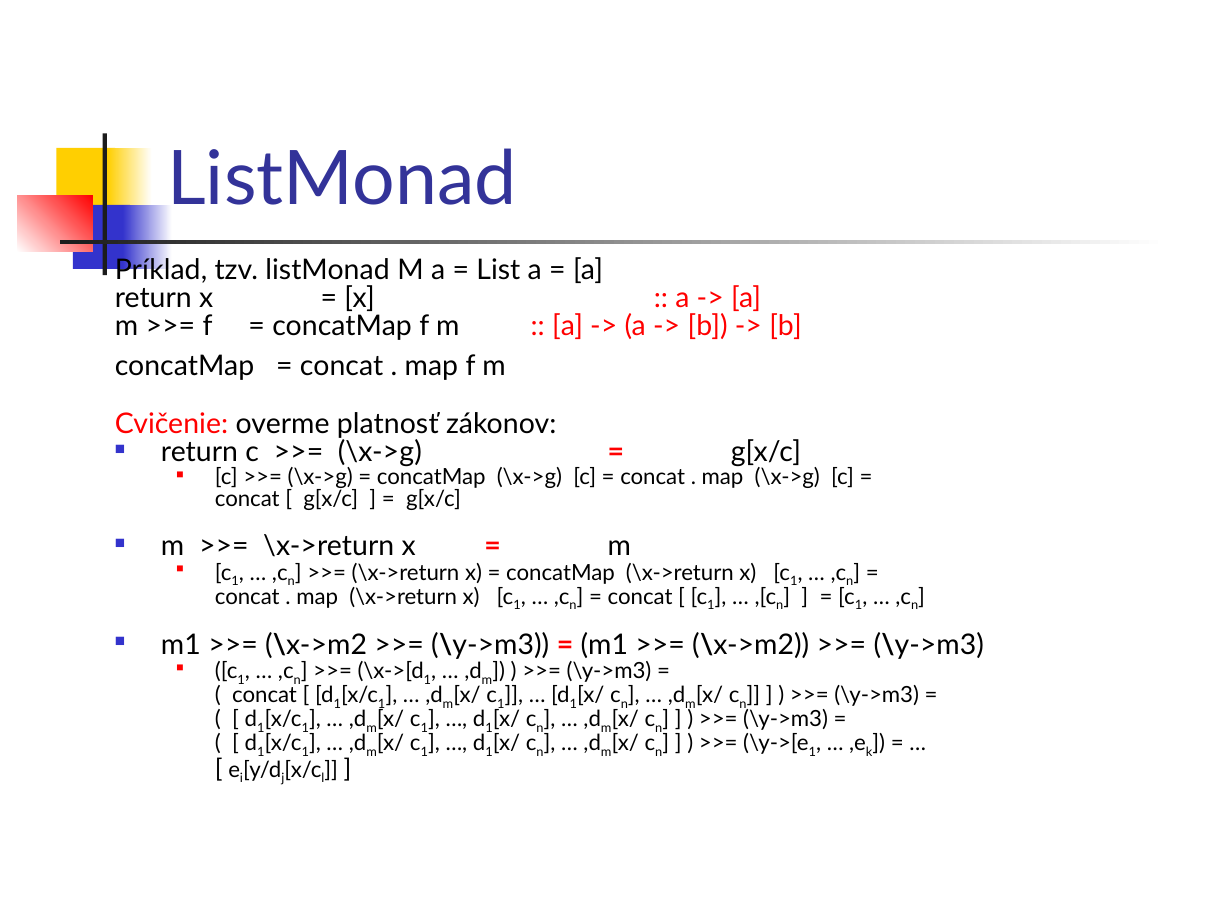
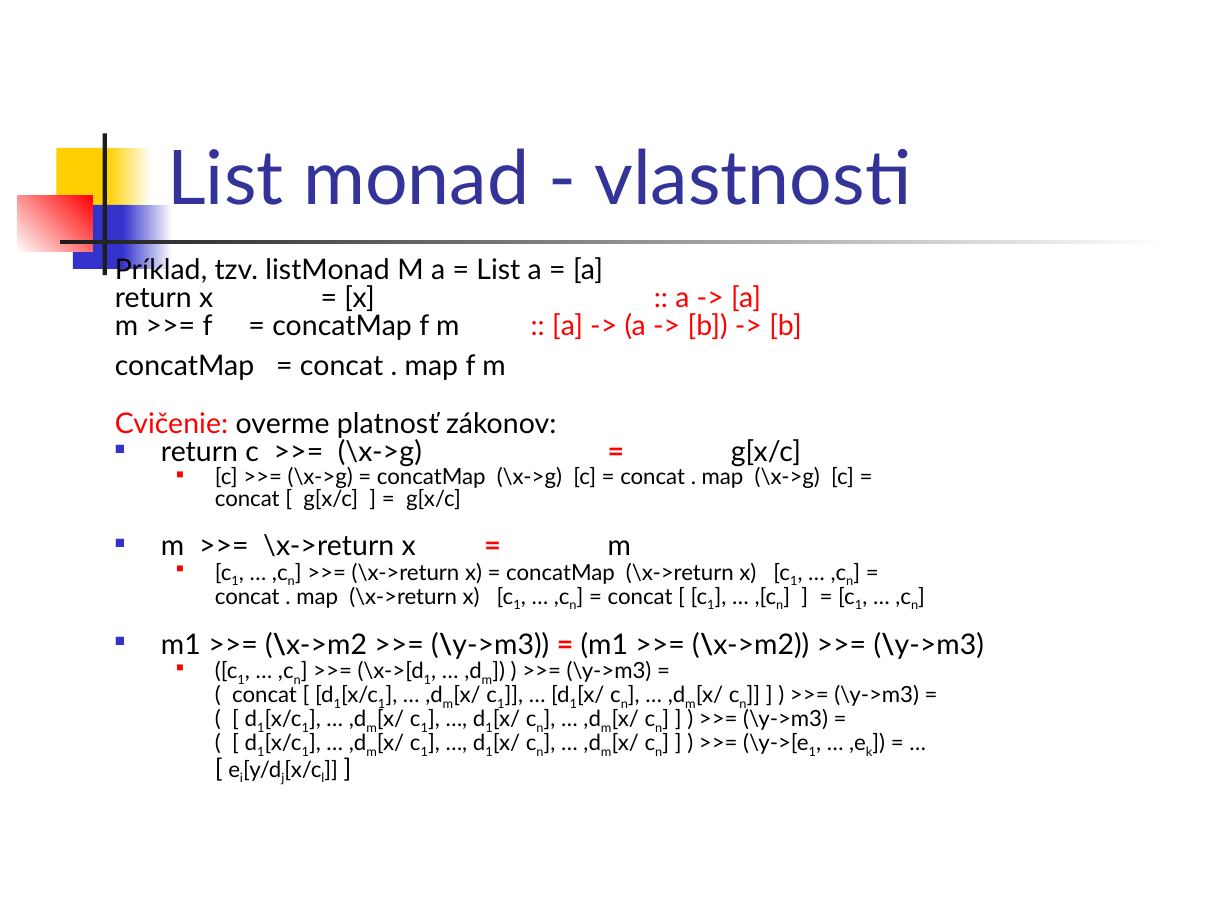
Before and after one commit to Funkcionalne/Prednasky, a slide deck: slide 27 of 11/11_fpro.ppt (slide 11 before the commit). Drawn at 1232x924 pixels with LibreOffice and Linux fonts; fonts in the diff are those of the drawing. Boxes give left, top, right and bottom in pixels: in the first picture for what was removed or moved away, otherwise in the second. Text is boxed around its words. In the diff, an @@ line names an element or a change of style, - is before the commit and + after.

```diff
--- a/11/11_fpro.ppt
+++ b/11/11_fpro.ppt
@@ title at <box>167,148,911,205</box>: text changed @@
-ListMonad
+List monad - vlastnosti
```
Also in this commit, not shown: 12 other slides changed, 10 slides added, 10 other files.
